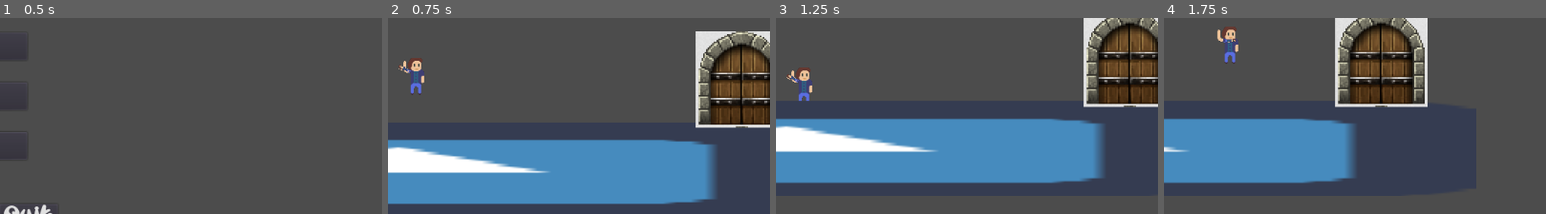
Above: before the commit, frames 1-4 (left to right).
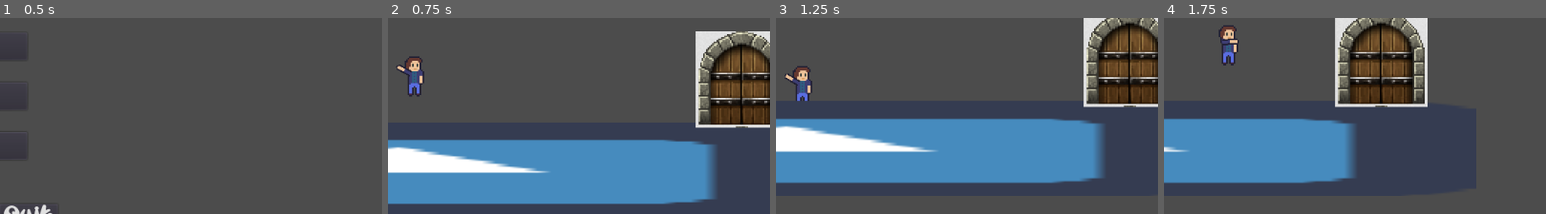
Above: after the commit, the same moments.

Repository: LeandreLPP/BalloonDumDare
Game: Godot game, scene res://Scenes/MainMenuScene.tscn
Same seed, same stepped clock (60 frames per second), same inputs: the game is played once before the commit and once after it. The engine's default icon, where the game draws it, is replaced by a stand-in: a white triangle on a blue panel in a dark square. Sound files missing from this copy of the repository are replaced by a short silence.
Inputs (mouse positions are % of the whole screen's width and height, from its top left):
- Up to frame 1 (0.5 s): no input
- Up to frame 2 (0.75 s): click "Play" at 0.5 s
- Up to frame 3 (1.25 s): no input
- Up to frame 4 (1.75 s): tap Enter at 1.25 s; move the mouse to (72, 51) at 1.27 s; hold Right (move_right) from 1.28 s (still down); right-click (72, 51) at 1.35 s; tap Space (jump) at 1.52 s
The pictures show only the part of the screen within x 46-96%, y 45-95%; the shares and areas given below are measured in that part.

Frame 1 is identical in both runs. In frame 2, 0.6% of the frame differs, in the area x 2-10%, y 19-41%; in frame 3, 0.5%; in frame 4, 0.6%, in the area x 14-20%, y 3-25%.

Commit message:
Add arm to player and revert balloon and player to pixel art textures

Diff:
--- a/Prefabs/Balloon.tscn
+++ b/Prefabs/Balloon.tscn
@@ -25,8 +25,9 @@
 "values": [ 0, 1, 2, 3 ]
 }
 
-[node name="Balloon" type="RigidBody2D"]
+[node name="Balloon" type="RigidBody2D" index="0"]
 
+position = Vector2( 0, 1 )
 input_pickable = false
 collision_layer = 1
 collision_mask = 1
@@ -46,9 +47,6 @@
 angular_velocity = 0.0
 angular_damp = -1.0
 script = ExtResource( 1 )
-__meta__ = {
-"_edit_lock_": true
-}
 propulsion_force = 600
 GRAV_SCALE = -1
 
@@ -61,7 +59,6 @@
 [node name="Sprite" type="Sprite" parent="." index="1"]
 
 position = Vector2( 0, -13 )
-scale = Vector2( 0.25, 0.25 )
 texture = ExtResource( 2 )
 hframes = 5
 frame = 3
@@ -118,6 +115,7 @@
 
 [node name="DampedSpringJoint2D" type="DampedSpringJoint2D" parent="." index="6"]
 
+position = Vector2( 0, -1 )
 node_a = NodePath("")
 node_b = NodePath("..")
 bias = 0.9
@@ -132,6 +130,7 @@
 points = PoolVector2Array( 0, 0 )
 width = 1.0
 default_color = Color( 0.800781, 0.800781, 0.800781, 1 )
+texture_mode = -435427824
 sharp_limit = 2.0
 round_precision = 8
 script = ExtResource( 5 )
--- a/Prefabs/Player.tscn
+++ b/Prefabs/Player.tscn
@@ -1,10 +1,11 @@
-[gd_scene load_steps=11 format=2]
+[gd_scene load_steps=12 format=2]
 
 [ext_resource path="res://Prefabs/Player.gd" type="Script" id=1]
 [ext_resource path="res://Art/Sprites/medium_kid.png" type="Texture" id=2]
-[ext_resource path="res://Art/Sounds/Weee1.wav" type="AudioStream" id=3]
-[ext_resource path="res://Art/Sounds/Weee2.wav" type="AudioStream" id=4]
-[ext_resource path="res://Art/Sounds/Weee3.wav" type="AudioStream" id=5]
+[ext_resource path="res://Art/Sprites/arm.png" type="Texture" id=3]
+[ext_resource path="res://Art/Sounds/Weee1.wav" type="AudioStream" id=4]
+[ext_resource path="res://Art/Sounds/Weee2.wav" type="AudioStream" id=5]
+[ext_resource path="res://Art/Sounds/Weee3.wav" type="AudioStream" id=6]
 
 [sub_resource type="CapsuleShape2D" id=1]
 
@@ -77,8 +78,7 @@
 
 [node name="sprite" type="Sprite" parent="." index="0"]
 
-position = Vector2( -0.975046, -0.751403 )
-scale = Vector2( 0.25, 0.25 )
+position = Vector2( -1.97505, -0.751403 )
 texture = ExtResource( 2 )
 _sections_unfolded = [ "Transform" ]
 __meta__ = {
@@ -152,57 +152,69 @@
 
 [node name="arm" type="Position2D" parent="." index="5"]
 
-position = Vector2( -4.66716, -3.25737 )
+position = Vector2( -4.71994, -2.35917 )
 _sections_unfolded = [ "Transform" ]
 
 [node name="Sprite" type="Sprite" parent="arm" index="0"]
 
 position = Vector2( 0, -4 )
-scale = Vector2( 0.053839, 0.0895612 )
-texture = ExtResource( 2 )
+texture = ExtResource( 3 )
 _sections_unfolded = [ "Transform" ]
 
 [node name="hand" type="Position2D" parent="arm" index="1"]
 
-position = Vector2( 0, -8 )
+position = Vector2( 0.0224676, -8.98969 )
 _sections_unfolded = [ "Transform" ]
 
 [node name="wees" type="Position2D" parent="." index="6"]
 
 _sections_unfolded = [ "Transform" ]
+__meta__ = {
+"_edit_lock_": true
+}
 
 [node name="sound_wee1" type="AudioStreamPlayer2D" parent="wees" index="0"]
 
-stream = ExtResource( 3 )
-volume_db = 0.0
-pitch_scale = 1.0
-autoplay = false
-max_distance = 2000.0
-attenuation = 1.0
-bus = "Master"
-area_mask = 1
+stream = ExtResource( 4 )
+volume_db = 0.0
+pitch_scale = 1.0
+autoplay = false
+max_distance = 2000.0
+attenuation = 1.0
+bus = "Master"
+area_mask = 1
+__meta__ = {
+"_edit_lock_": true
+}
 
 [node name="sound_wee2" type="AudioStreamPlayer2D" parent="wees" index="1"]
 
-stream = ExtResource( 4 )
-volume_db = 0.0
-pitch_scale = 1.0
-autoplay = false
-max_distance = 2000.0
-attenuation = 1.0
-bus = "Master"
-area_mask = 1
+stream = ExtResource( 5 )
+volume_db = 0.0
+pitch_scale = 1.0
+autoplay = false
+max_distance = 2000.0
+attenuation = 1.0
+bus = "Master"
+area_mask = 1
+__meta__ = {
+"_edit_lock_": true
+}
 
 [node name="sound_wee3" type="AudioStreamPlayer2D" parent="wees" index="2"]
 
-stream = ExtResource( 5 )
-volume_db = 0.0
-pitch_scale = 1.0
-autoplay = false
-max_distance = 2000.0
-attenuation = 1.0
-bus = "Master"
-area_mask = 1
+position = Vector2( 0, -0.0959816 )
+stream = ExtResource( 6 )
+volume_db = 0.0
+pitch_scale = 1.0
+autoplay = false
+max_distance = 2000.0
+attenuation = 1.0
+bus = "Master"
+area_mask = 1
+__meta__ = {
+"_edit_lock_": true
+}
 
 [node name="PointerTimer" type="Timer" parent="." index="7"]
 
Binary file added: Art/Sprites/arm.png
Not shown, added: Art/Sprites/arm.png.import
Binary file changed: Art/Sprites/balloon_animation.png
Binary file changed: Art/Sprites/medium_kid.png
